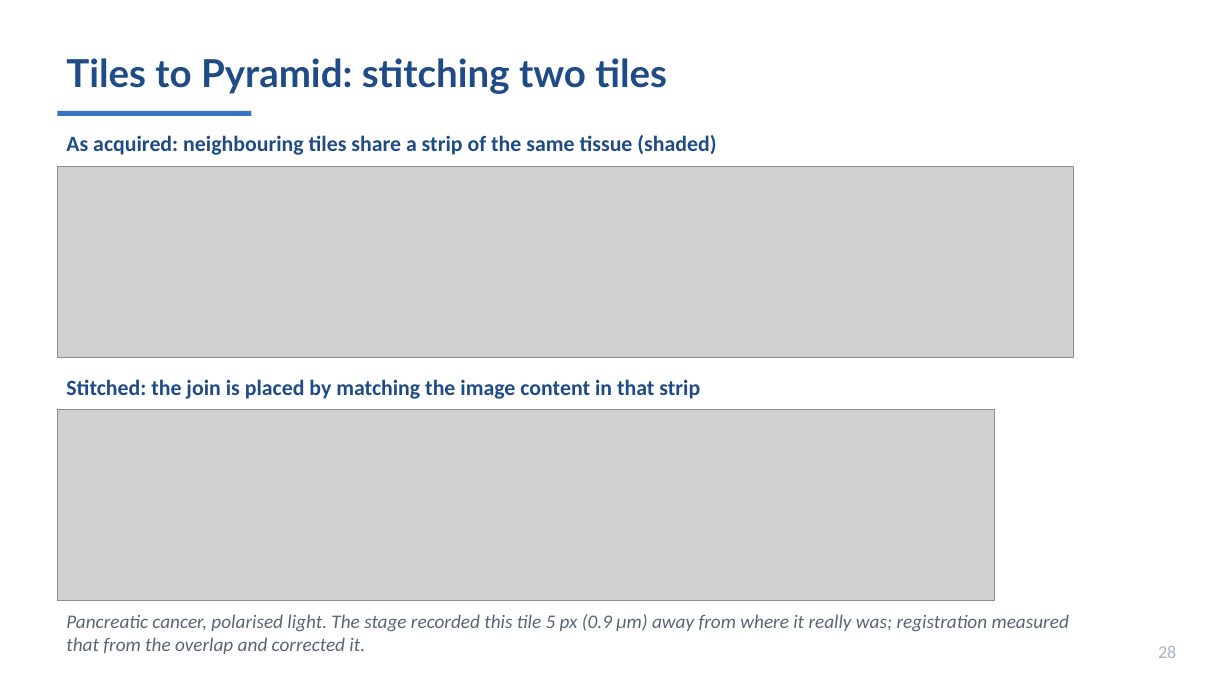
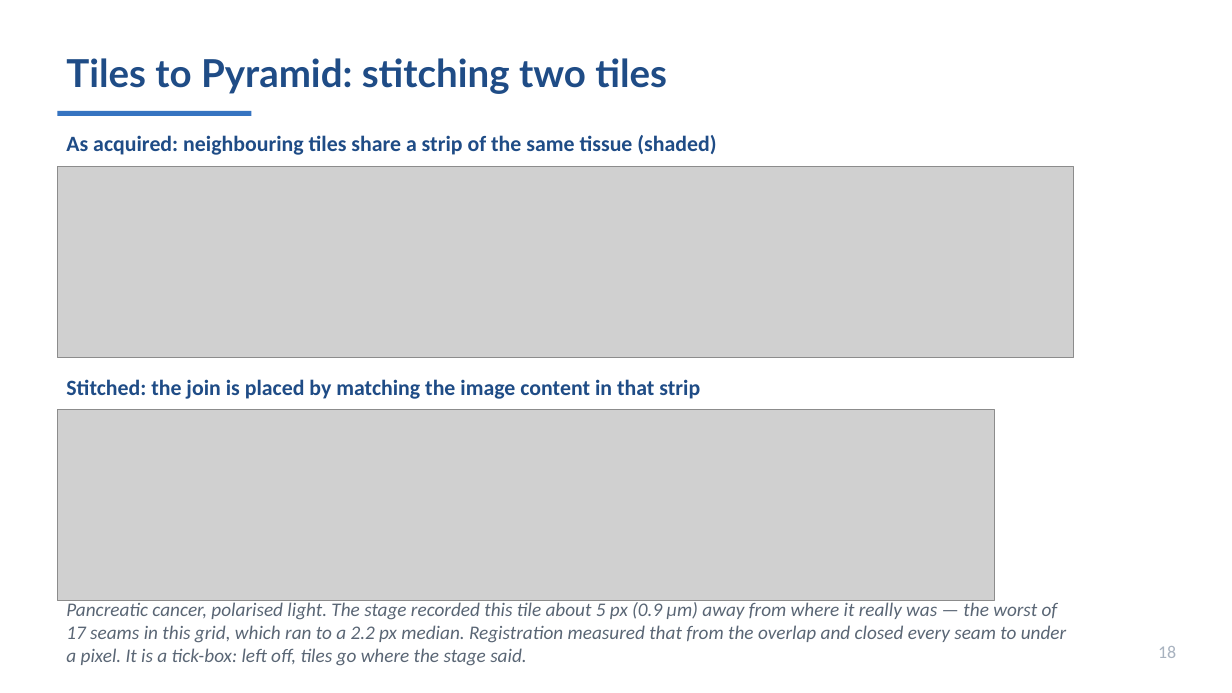
Before and after one commit to MichaelSNelson/BINA-I2K-2026-QuPath-Extensions, a slide deck: slide 18 of I2K_2026_QuPath_Extensions.pptx (slide 28 before the commit). Drawn at 1232x693 pixels with LibreOffice and Linux fonts; fonts in the diff are those of the drawing; grey boxes stand for pictures. Boxes give left, top, right and bottom in pixels: in the first picture for what was removed or moved away, otherwise in the second. Text is boxed around its words. In the diff, an @@ line names an element or a change of style, - is before the commit and + after.

```diff
--- a/I2K_2026_QuPath_Extensions.pptx
+++ b/I2K_2026_QuPath_Extensions.pptx
@@ text at bbox=[66, 600, 1066, 666]: text changed @@
-Pancreatic cancer, polarised light. The stage recorded this tile 5 px (0.9 µm) away from where it really was; registration measured that from the overlap and corrected it.
+Pancreatic cancer, polarised light. The stage recorded this tile about 5 px (0.9 µm) away from where it really was — the worst of 17 seams in this grid, which ran to a 2.2 px median. Registration measured that from the overlap and closed every seam to under a pixel. It is a tick-box: left off, tiles go where the stage said.
@@ text at bbox=[1158, 646, 1176, 658]: text changed @@
-28
+18
```
Also in this commit, not shown: 41 other slides changed, 1 slide added, 11 slides removed, 4 other files.
